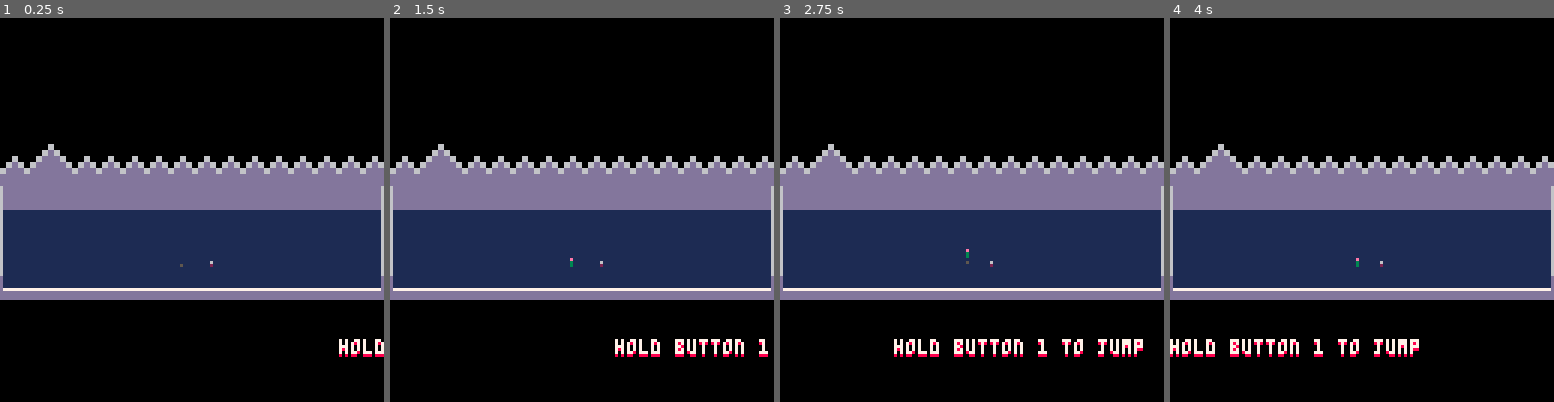
Above: before the commit, frames 1-4 (left to right).
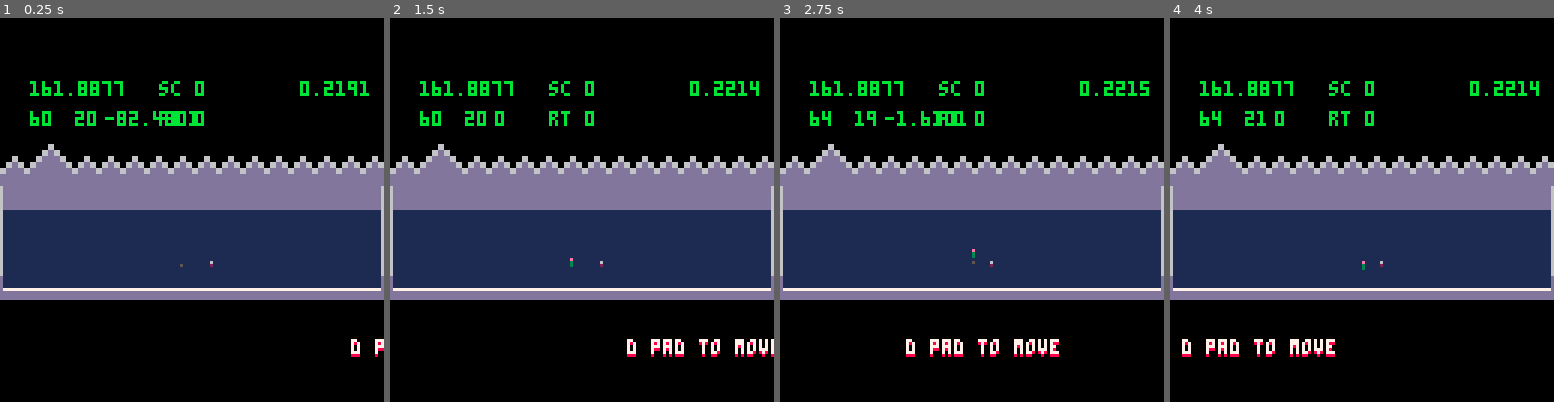
Above: after the commit, the same moments.

Repository: arnodick/tiny_parkour
Game: PICO-8 cartridge tinyp.p8
Same seed, same stepped clock (60 frames per second), same inputs: the game is played once before the commit and once after it.
Inputs:
- Up to frame 1 (0.25 s): no input
- Up to frame 2 (1.5 s): tap X (X key) at 0.33, 1.07 s; tap O (Z key) at 0.7 s
- Up to frame 3 (2.75 s): hold Right 1.6-2.1 s; tap O (Z key) at 1.7, 2.1, 2.5 s; tap X (X key) at 1.85 s; hold Up 2.15-2.42 s; hold Right from 2.47 s (still down)
- Up to frame 4 (4 s): tap O (Z key) at 2.9, 3.3, 3.7 s; tap X (X key) at 2.97 s; release Right at 3.03 s; hold Left 3.08-3.58 s; hold Down 3.63-3.97 s

The runs differ from the first frame. In frame 1, 1.9% of the frame differs, in the area x 7-100%, y 16-89%; in frame 2, 2.2%; in frame 3, 3.0%, in the area x 7-97%, y 16-89%; in frame 4, 2.8%.

Commit message:
mushy control changes

Diff:
--- a/tinyp.p8
+++ b/tinyp.p8
@@ -3,7 +3,7 @@
 __lua__
 --tiny parkour
 --by ashley pringle
-debug=false
+debug=true
 doff=0
 function items_i(r)
 if r==2 then
@@ -183,9 +183,9 @@
 	tut_top=3
 	tut_c=1
 	tut={}
-	tut[1]="hold button 1 to jump"
-	tut[2]="hold button 2 to walk"
-	tut[3]="d pad + button 1 or 2 to move"
+	tut[1]="d pad to move"
+	tut[2]="button 1 to jump"
+	tut[3]="be careful!"
 	tut[4]="welcome to tiny parkour!"
 	tut[5]="everyone forgot how to parkour"
 	tut[6]="so god of parkour is enraged.."
@@ -430,14 +430,23 @@
 	local r=rooms[room]
 	p.xspeed=0 p.yspeed=0
 	local gh=mget(p.x,p.y)
-	if(btn (5,p.id) or btn(4,p.id)) then
-	if btn(5,p.id) then p.speed=0.3 else p.speed=0.5 end
-		if(btn (0,p.id))then p.xspeed=-p.speed end
-		if(btn (1,p.id))then p.xspeed=p.speed end
-		if(btn (2,p.id))then p.yspeed=-p.speed end
-		if(btn (3,p.id))then p.yspeed=p.speed end
-	else p.x=flr(p.x) p.y=flr(p.y)
-	end
+--	if(btn (5,p.id) or btn(4,p.id)) then
+--		if btn(5,p.id) then p.speed=0.3 else p.speed=0.5 end
+		if btn (0,p.id) or btn(1,p.id) or btn(2,p.id) or btn(3,p.id) then
+			if btn (4,p.id) then --p.speed=0.5 else p.speed=0.33	end
+				if btn (0,p.id) then p.xspeed=-p.speed end
+				if btn (1,p.id) then p.xspeed=p.speed end
+				if btn (2,p.id) then p.yspeed=-p.speed end
+				if btn (3,p.id) then p.yspeed=p.speed end
+			else
+				if btnp(0,p.id) then p.xspeed=-1 end
+				if btnp(1,p.id) then p.xspeed=1 end
+				if btnp(2,p.id) then p.yspeed=-1 end
+				if btnp(3,p.id) then p.yspeed=1 end
+			end
+		else p.x=flr(p.x) p.y=flr(p.y)
+		end
+--	else p.x=flr(p.x) p.y=flr(p.y)
 	--if on the ground then
 	if p.z>=-gh then
 	 --can jump
@@ -1221,8 +1230,8 @@
 	foreach(boss,doboss)
 	foreach(menus,domenu)
 	if p!=nil then
-	if p.z>=-120 then cam=-r.h camera(p.x-64,cam+p.y) end
---	if p.z>=-120 then cam=-r.h camera(0,cam) end
+--	if p.z>=-120 then cam=-r.h camera(p.x-64,cam+p.y) end
+	if p.z>=-120 then cam=-r.h camera(0,cam) end
 	if p.z<-120 then cam=-r.h*2 camera(0,cam) end
 	if p.z<-190 then cam=-r.h*3.5 camera(0,cam) end
 	if room==1 then cam=-r.h*2 camera(0,cam) end
